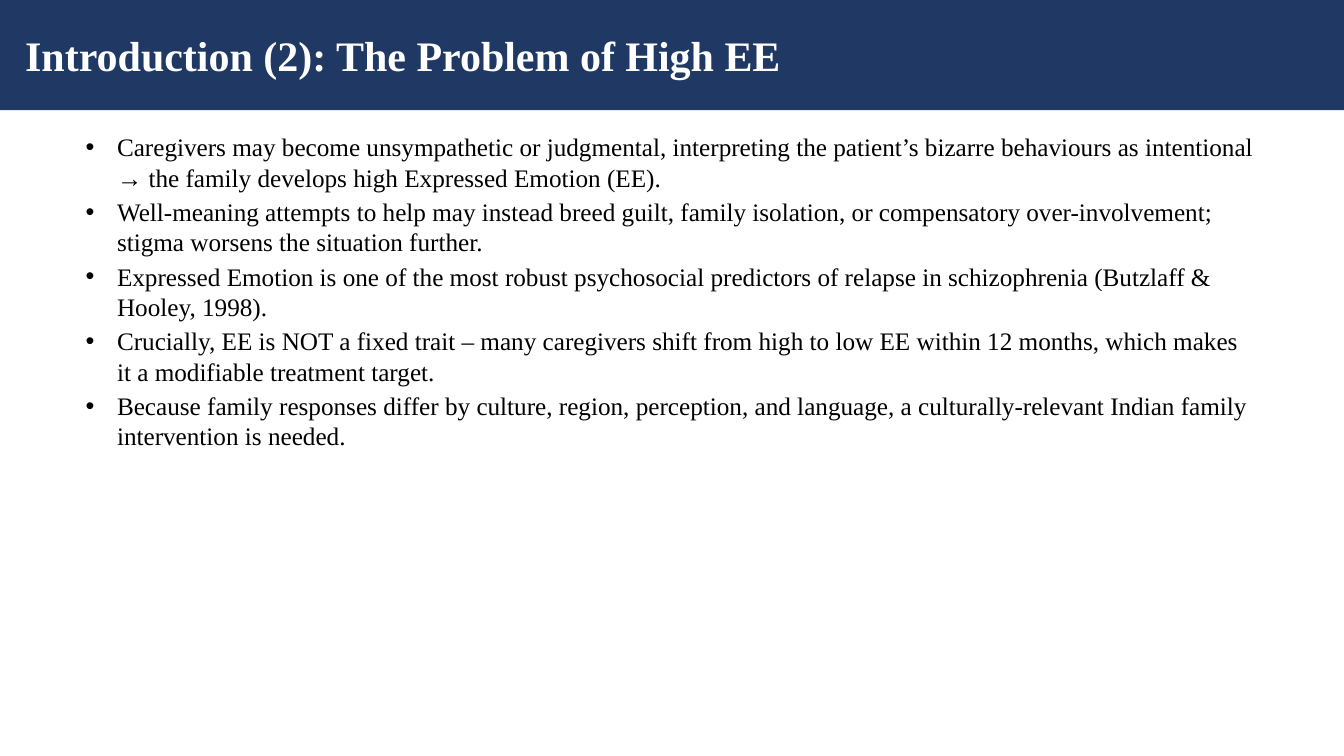
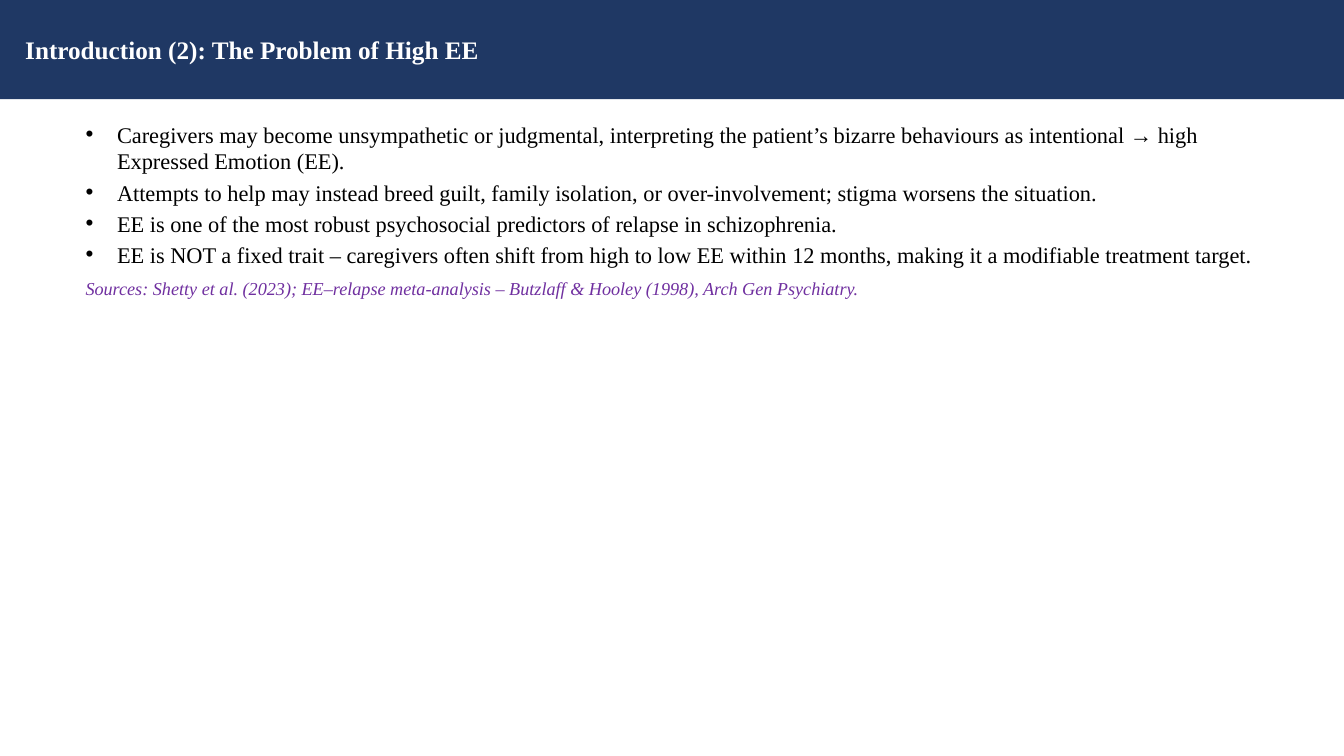
Before and after one commit to tejasdangodra786-byte/Dango-kiro, a slide deck: slide 4 of Family_Intervention_EE_Schizophrenia_JournalClub.pptx. Drawn at 1344x756 pixels with LibreOffice and Linux fonts; fonts in the diff are those of the drawing. Boxes give left, top, right and bottom in pixels: in the first picture for what was removed or moved away, otherwise in the second. Text is boxed around its words. In the diff, an @@ line names an element or a change of style, - is before the commit and + after.

Commit message:
Revise presentation: fonts 16/18pt, journal name on title slide, inline sources on intro/definitions, single aim/objective/hypothesis, new technique-explainer slide, and Critical Reflection slide

```diff
--- a/Family_Intervention_EE_Schizophrenia_JournalClub.pptx
+++ b/Family_Intervention_EE_Schizophrenia_JournalClub.pptx
@@ rectangle "Introduction (2): The Problem of ..." resized from (x1=0, y1=0, x2=1344, y2=110) to (x1=0, y1=0, x2=1344, y2=99) @@
@@ rectangle "Introduction (2): The Problem of ..." at (x1=0, y1=0, x2=1344, y2=99): size 30 to 18 pt @@
@@ text at (x1=86, y1=127, x2=1251, y2=299): text changed; size 18 to 16 pt @@
-• Caregivers may become unsympathetic or judgmental, interpreting the patient’s bizarre behaviours as intentional → the family develops high Expressed Emotion (EE).
-• Well-meaning attempts to help may instead breed guilt, family isolation, or compensatory over-involvement; stigma worsens the situation further.
-• Expressed Emotion is one of the most robust psychosocial predictors of relapse in schizophrenia (Butzlaff & Hooley, 1998).
-• Crucially, EE is NOT a fixed trait – many caregivers shift from high to low EE within 12 months, which makes it a modifiable treatment target.
-• Because family responses differ by culture, region, perception, and language, a culturally-relevant Indian family intervention is needed.
+• Caregivers may become unsympathetic or judgmental, interpreting the patient’s bizarre behaviours as intentional → high Expressed Emotion (EE).
+• Attempts to help may instead breed guilt, family isolation, or over-involvement; stigma worsens the situation.
+• EE is one of the most robust psychosocial predictors of relapse in schizophrenia.
+• EE is NOT a fixed trait – caregivers often shift from high to low EE within 12 months, making it a modifiable treatment target.
+Sources: Shetty et al. (2023); EE–relapse meta-analysis – Butzlaff & Hooley (1998), Arch Gen Psychiatry.
```
Also in this commit, not shown: 26 other slides changed, 4 slides added, 1 slide removed.
